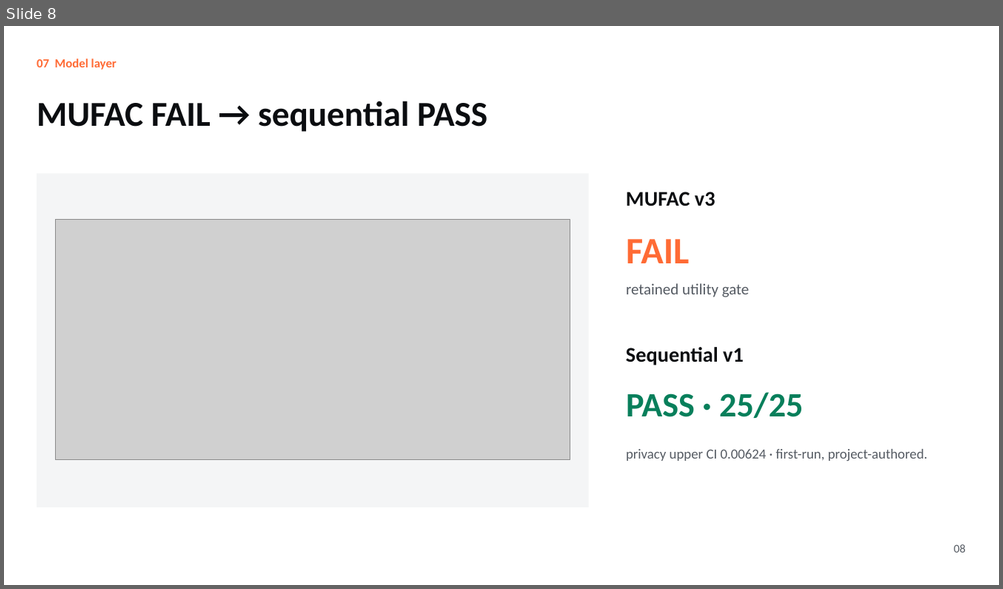
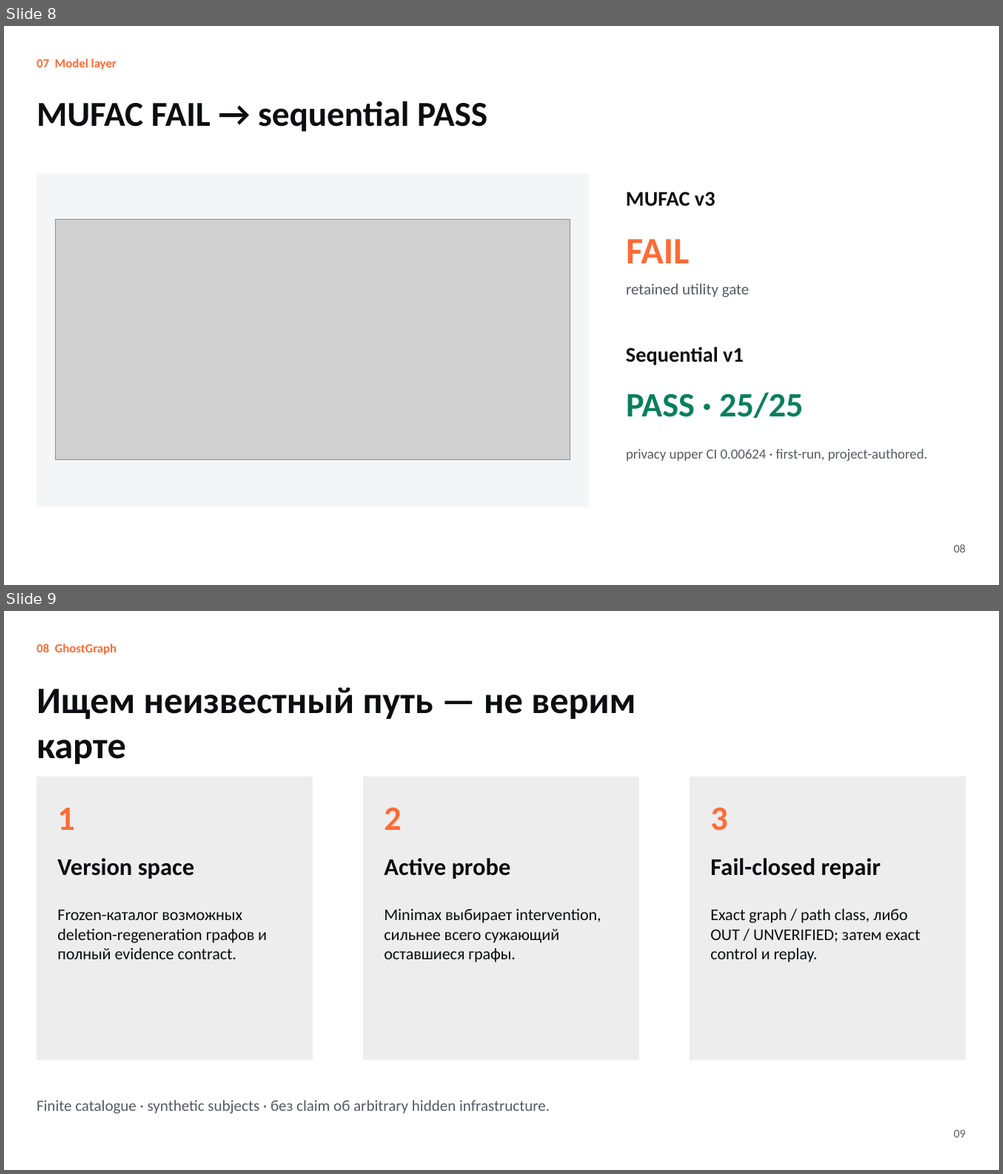
Before and after one commit to nazkari86-lab/erasemap, a slide deck: competition/EraSeMap_RKNP_ISEF_RU.pptx. Shown one above the other, each under a label of ours: slide 8 before the commit, slides 8 and 9 after it. The pictures are 1003x589 and 1003x1174 pixels, drawn with LibreOffice and Linux fonts; fonts in the diff are those of the drawing; grey boxes stand for pictures. Boxes give left, top, right and bottom in pixels: in the first picture for what was removed or moved away, otherwise in the second. Text is boxed around its words. In the diff, an @@ line names an element or a change of style, - is before the commit and + after.

Commit message:
docs: synchronize papers and defense deck with GhostGraph v2

```diff
--- a/competition/EraSeMap_RKNP_ISEF_RU.pptx
+++ b/competition/EraSeMap_RKNP_ISEF_RU.pptx
@@ slide 9 added at (4, 611, 999, 1170), background #FFFFFF @@
@@ text added at (37, 644, 117, 655), 12 pt, text #FF6B35, bold @@
+08 GhostGraph
@@ text added at (37, 687, 635, 764), 36 pt, text #0B0D10, bold @@
+Ищем неизвестный путь — не верим карте
@@ rectangle added at (37, 777, 313, 1060), fill #EDEDED @@
@@ rectangle added at (363, 777, 639, 1060), fill #EDEDED @@
@@ rectangle added at (690, 777, 966, 1060), fill #EDEDED @@
@@ text added at (57, 808, 74, 830), 33 pt, text #FF6B35, bold @@
+1
@@ text added at (384, 807, 401, 830), 33 pt, text #FF6B35, bold @@
+2
@@ text added at (710, 807, 727, 831), 33 pt, text #FF6B35, bold @@
+3
@@ text added at (57, 858, 194, 879), 23.2 pt, text #0B0D10, bold @@
+Version space
@@ text added at (384, 858, 511, 879), 23.2 pt, text #0B0D10, bold @@
+Active probe
@@ text added at (710, 858, 881, 879), 23.2 pt, text #0B0D10, bold @@
+Fail-closed repair
@@ text added at (57, 910, 267, 960), 15.8 pt, text #0B0D10 @@
+Frozen-каталог возможных deletion-regeneration графов и полный evidence contract.
@@ text added at (384, 908, 600, 963), 15.8 pt, text #0B0D10 @@
+Minimax выбирает intervention, сильнее всего сужающий оставшиеся графы.
@@ text added at (710, 908, 920, 963), 15.8 pt, text #0B0D10 @@
+Exact graph / path class, либо OUT / UNVERIFIED; затем exact control и replay.
@@ text added at (37, 1100, 549, 1114), 15 pt, text #555B63 @@
+Finite catalogue · synthetic subjects · без claim об arbitrary hidden infrastructure.
@@ text added at (953, 1130, 965, 1138), 11.2 pt, text #555B63 @@
+09
```
Also in this commit, not shown: 2 slides changed, 2 other slides added, 1 slide removed, 11 other files.
